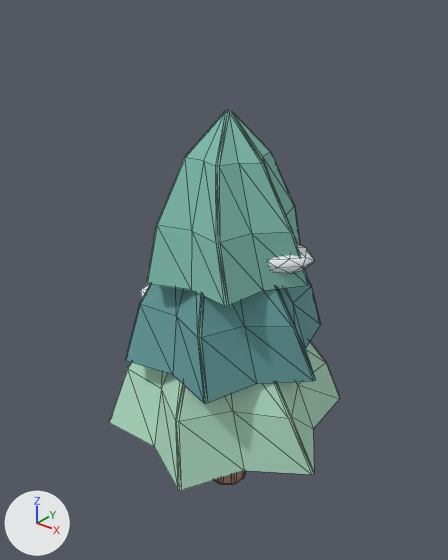
Before and after pictures for a commit that changed the glTF model assets/northern/northern_pine_c.glb.
The view is the same before and after, from a 50 mm lens placed at (8.84, -11.2, 13.32), pointed at (-0.14, 0.02, 6.37). The axes (+X, +Y, +Z) are drawn at lower left. The lights are the same throughout. The older version comes first. Mesh edges are drawn as thin lines. Vertices at exactly the same position are counted once.

The first picture shows 'northern_pine_c.001'.
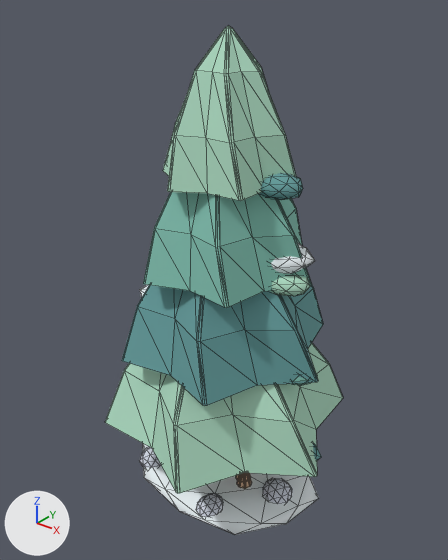
Location of each change, [x1, y1, x2, y2] in pixels of the pictures (448 x 560 px; the box of a moved part takes in the faces that stretch with it):
'northern_pine_c.001', reshaped, moved (33% taller)
    before: [108, 109, 340, 491]
    after: [105, 25, 343, 534]
part 1 of me_crown_0_mesh_005, moved or reshaped
    before: [125, 283, 321, 404]
    after: [122, 285, 323, 406]
part 2 of me_crown_0_mesh_005, moved or reshaped
    before: [146, 109, 309, 306]
    after: [143, 192, 312, 308]
part 3 of me_crown_0_mesh_005, moved or reshaped
    before: [108, 341, 340, 491]
    after: [105, 343, 343, 493]
part 4 of me_crown_0_mesh_005, moved or reshaped (mostly hidden)
    before: [139, 284, 150, 298]
    after: [139, 285, 149, 297]
part 5 of me_crown_0_mesh_005, moved or reshaped
    before: [269, 242, 315, 274]
    after: [271, 242, 315, 274]
part 6 of me_crown_0_mesh_005, moved or reshaped (not visible afterwards)
    before: [214, 471, 245, 485]
part 7 of me_crown_0_mesh_005, added
    after: [139, 25, 321, 534]

What changed in the scene script:
```text
Add mat_mrn_wood_light:
    mat_mrn_wood_light = principled_material('MRN_wood_light')
    mat_mrn_wood_light.base_color = (0.67, 0.43, 0.28)  # beige #d6af90
    mat_mrn_wood_light.roughness = 0.88
Add mat_mrn_stone_light:
    mat_mrn_stone_light = principled_material('MRN_stone_light')
    mat_mrn_stone_light.base_color = (0.68, 0.72, 0.82)  # white #d7ddea
    mat_mrn_stone_light.roughness = 0.88
Change me_crown_0_mesh_005:
    used by ob_northern_pine_c_001; location = (0.0, 0.0, 2.35)
    remove me_crown_0_mesh_005.from_pydata(...)  # 507 vertices, 920 faces; spans x -3.25..3.25, y -3.16..3.16, z -2.35..8.33
    add me_crown_0_mesh_005.from_pydata(...)  # 1516 vertices, 2844 faces; spans x -5.14..1.56, y -3.26..3.25, z -0.4..12.13
    me_crown_0_mesh_005 part 1: the loose piece of 85 vertices spanning x -2.77..2.77, y -2.46..2.46, z 2.25..6.34 is scaled about its middle by (1.03, 1.03, 0.957), then moved by (-1.79, -0.01, 1.96)
    me_crown_0_mesh_005 part 2: the loose piece of 85 vertices spanning x -2.2..2.2, y -2.06..2.06, z 4.5..8.33 is scaled about its middle by (1.03, 1.03, 0.947), then moved by (-1.79, -0.01, 1.95)
    me_crown_0_mesh_005 part 3: the loose piece of 85 vertices spanning x -3.25..3.25, y -3.16..3.16, z 0.0..4.35 is scaled about its middle by (1.03, 1.03, 0.966), then moved by (-1.79, -0.01, 1.98)
    me_crown_0_mesh_005 part 4: the loose piece of 42 vertices spanning x -2.67..0.29, y -1.27..0.65, z 2.89..3.61 is moved by (-1.79, -0.01, 2.05)
    me_crown_0_mesh_005 part 5: the loose piece of 42 vertices spanning x -0.21..2.21, y -0.56..1.11, z 4.73..5.38 is moved by (-1.79, -0.01, 2.05)
    me_crown_0_mesh_005 part 6: the loose piece of 126 vertices spanning x -0.56..0.56, y -0.55..0.56, z -2.35..4.45 is moved by (-1.79, -0.01, 2.05)
    me_crown_0_mesh_005 part 7: 1009 vertices added at x -4.92..1.32, y -2.12..2.4, z -0.4..12.13
    other edits to the shape of me_crown_0_mesh_005 do not show in these pictures
    add me_crown_0_mesh_005.materials.append(mat_mrn_stone_light)  # white #d7ddea
    add me_crown_0_mesh_005.materials.append(mat_mrn_wood_light)  # beige #d6af90
Change ob_northern_pine_c_001:
    ob_northern_pine_c_001.location: (0.0, 0.0, 2.35) -> (1.79, 0.01, 0.3)
```
